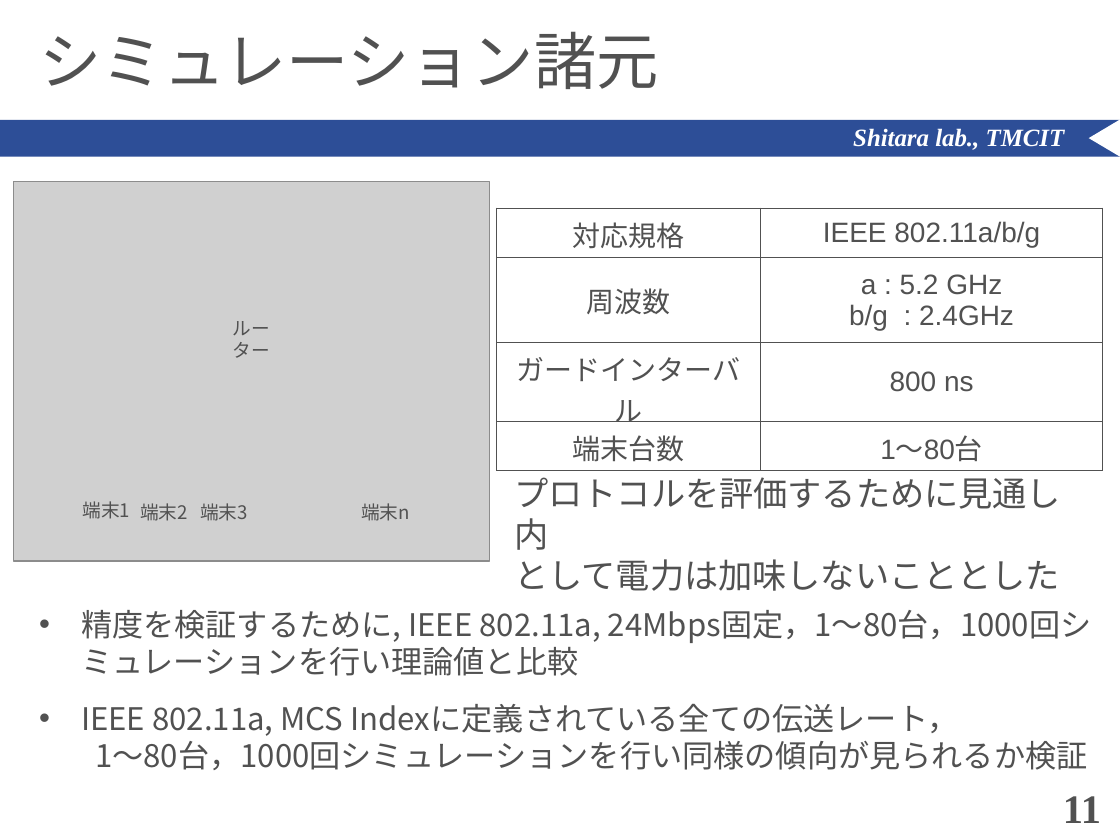
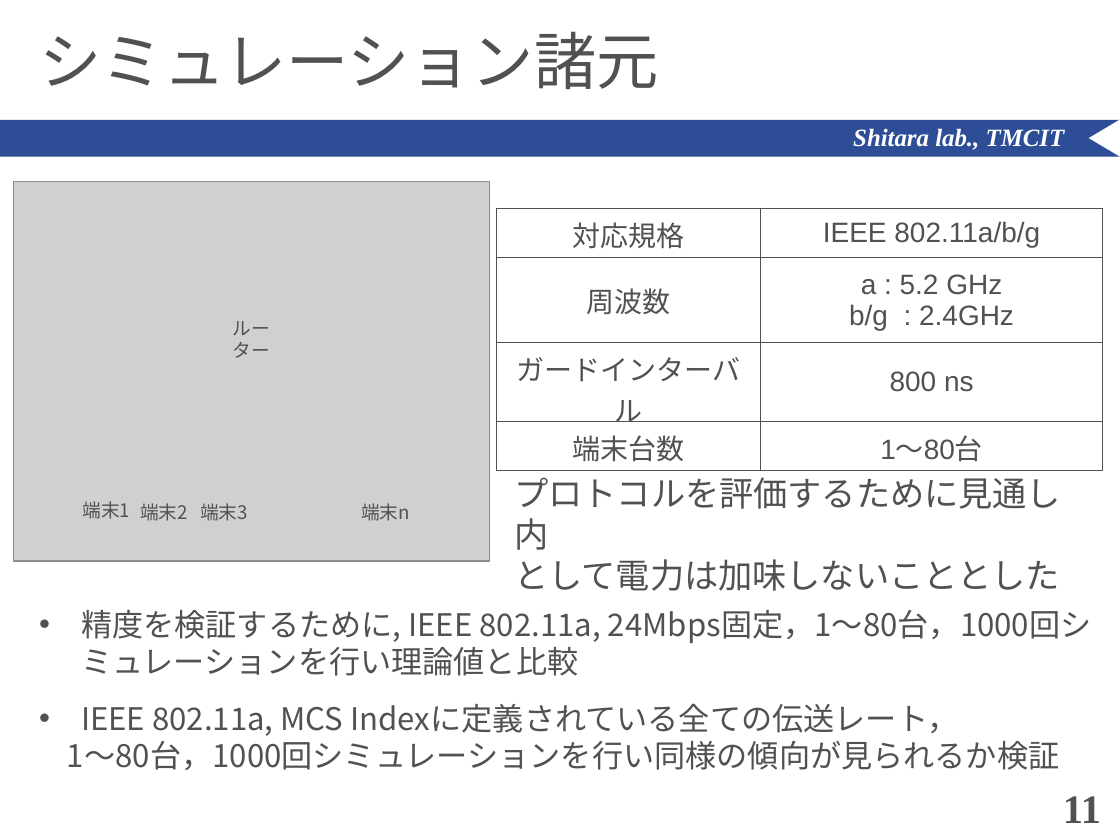
Before and after one commit to ShitaLab-TMCIT/IEEE802.11simulator, a slide deck: slide 11 of paper/shimozawa.pptx. Drawn at 1120x840 pixels with LibreOffice and Linux fonts; fonts in the diff are those of the drawing; grey boxes stand for pictures. Boxes give left, top, right and bottom in pixels: in the first picture for what was removed or moved away, otherwise in the second. Text is boxed around its words. In the diff, an @@ line names an element or a change of style, - is before the commit and + after.

```diff
--- a/paper/shimozawa.pptx
+++ b/paper/shimozawa.pptx
@@ text at (x1=67, y1=735, x2=1059, y2=770): list level 2 to 1 in "1～80台，1000回シミュレーションを行い同様の傾向が見られるか検証" @@
```
Also in this commit, not shown: 15 other files.
